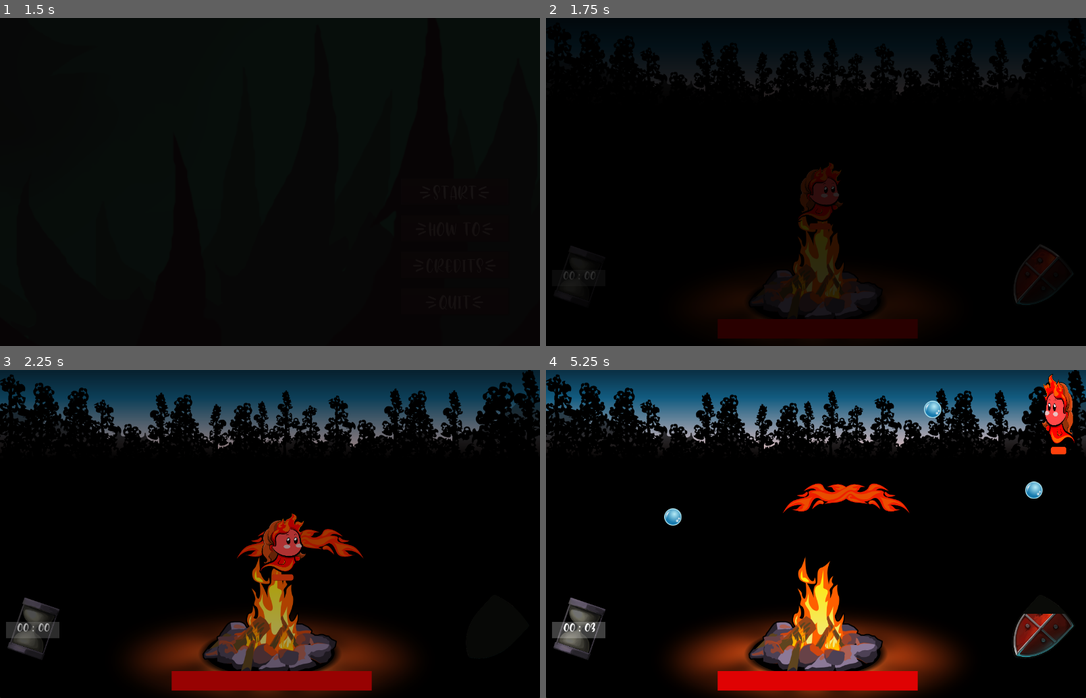
Above: before the commit, frames 1-4 (two rows, left to right).
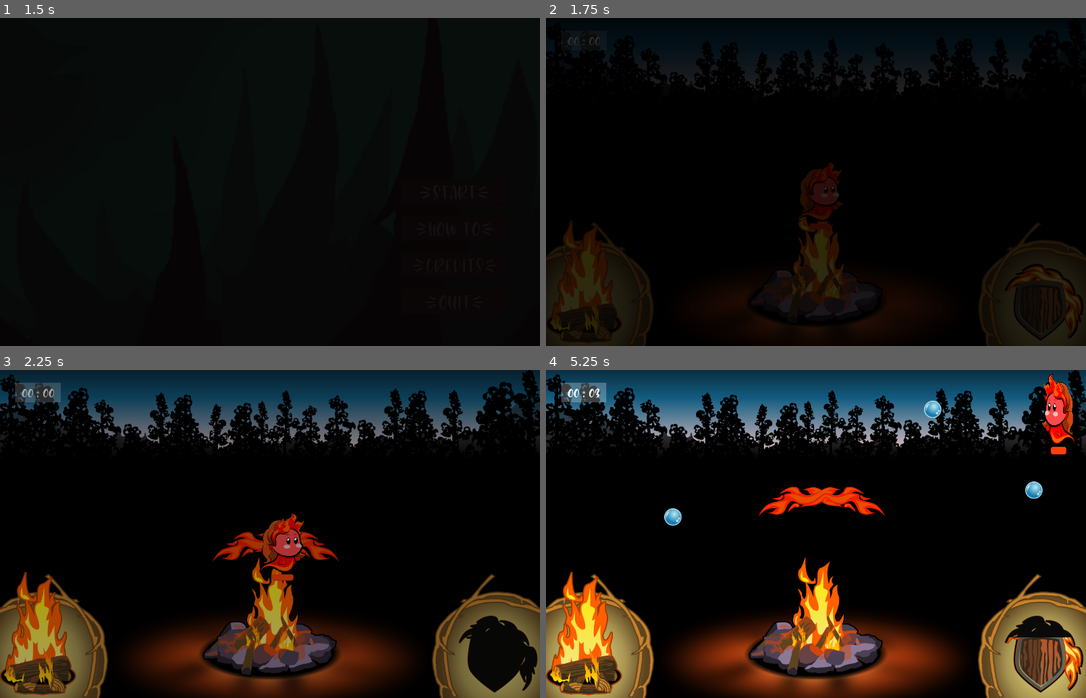
Above: after the commit, the same moments.

Repository: xenoexplorator/ludum46
Game: Godot game, scene res://UI/Menu/MainMenu.tscn
Two runs of this game, one before a commit and one after it. Both use one fixed random seed, a clock stepped at 60 frames per second and the inputs below.
Inputs:
- Up to frame 1 (1.5 s): click "{Start}" at 0.5 s; click "{Start}" at 1.25 s
- Up to frame 2 (1.75 s): no input
- Up to frame 3 (2.25 s): hold D (move_right) from 2.03 s (still down); tap Space (spawn_barrier) at 2.1 s
- Up to frame 4 (5.25 s): release D (move_right) at 2.78 s; hold S (move_down) 2.78-3.53 s; tap Space (spawn_barrier) every 0.75 s from 2.85 to 5.1 s; hold D (move_right) 3.53-4.28 s; hold W (move_up) 4.28-5.03 s; hold A (move_left) from 5.03 s (still down)

Frame 1 is identical in both runs. In frame 2, 7.5% of the frame differs, in the area x 0-100%, y 5-100%; in frame 3, 13%; in frame 4, 16%, in the area x 0-100%, y 3-100%.

Commit message:
refac du HUD

Diff:
--- a/Campfire/Heat.gd
+++ b/Campfire/Heat.gd
@@ -7,6 +7,7 @@
 
 func _ready():
 	heat = max_heat
+	get_tree().call_group("hud", "update_campfire_health", heat)
 	emit_signal("heat_changed", heat)
 
 func _on_Heat_body_entered(body):
@@ -21,5 +22,6 @@
 	if rain_drop is RainDrop:
 		heat -= 5
 		heat = max(0, heat)
+		get_tree().call_group("hud", "update_campfire_health", heat)
 		emit_signal("heat_changed", heat)
 		rain_drop.turn_to_steam()
--- a/Level/Level.tscn
+++ b/Level/Level.tscn
@@ -7,7 +7,6 @@
 [ext_resource path="res://Level/Boundaries.tscn" type="PackedScene" id=5]
 [ext_resource path="res://Level/Overlay/HUD.tscn" type="PackedScene" id=6]
 [ext_resource path="res://Level/Storm/Storm.tscn" type="PackedScene" id=7]
-[ext_resource path="res://Campfire/Interface.tscn" type="PackedScene" id=8]
 [ext_resource path="res://Level/bg.png" type="Texture" id=9]
 
 [sub_resource type="CapsuleShape2D" id=1]
@@ -25,9 +24,9 @@
 "_edit_use_anchors_": false
 }
 
+[node name="HUD" parent="TextureRect" instance=ExtResource( 6 )]
+
 [node name="Storm" parent="." instance=ExtResource( 7 )]
-
-[node name="HUD" parent="." instance=ExtResource( 6 )]
 
 [node name="Campfire" parent="." instance=ExtResource( 3 )]
 position = Vector2( 499.492, 442.087 )
@@ -39,15 +38,6 @@
 
 [node name="Boundaries" parent="." instance=ExtResource( 5 )]
 
-[node name="Interface" parent="." instance=ExtResource( 8 )]
-margin_left = 407.136
-margin_top = 716.189
-margin_right = 407.136
-margin_bottom = 716.189
-
-[node name="HeatBar" parent="Interface/HeatMonitoring" index="0"]
-margin_bottom = 46.0
-
 [node name="Updraft" type="Area2D" parent="."]
 position = Vector2( 625, 350 )
 space_override = 1
@@ -57,12 +47,6 @@
 
 [node name="CollisionShape2D" type="CollisionShape2D" parent="Updraft"]
 shape = SubResource( 1 )
-[connection signal="heat_changed" from="Campfire/Heat" to="Interface" method="_on_Heat_heat_changed"]
 [connection signal="barrier_created" from="Player" to="BarrierSpawner" method="spawn"]
-[connection signal="fire_extinguished" from="Interface/HeatMonitoring" to="." method="_on_HeatMonitoring_fire_extinguished"]
 
 [editable path="Campfire"]
-
-[editable path="Interface"]
-
-[editable path="Interface/HeatMonitoring"]
--- /dev/null
+++ b/Level/Overlay/CampfireVisual.gd
@@ -0,0 +1,5 @@
+extends TextureProgress
+
+
+func update_campfire_health(health : float):
+	value = health
--- a/Level/Overlay/HUD.tscn
+++ b/Level/Overlay/HUD.tscn
@@ -1,14 +1,18 @@
-[gd_scene load_steps=9 format=2]
+[gd_scene load_steps=13 format=2]
 
 [ext_resource path="res://UI/fonts/PopupText.tres" type="DynamicFont" id=1]
-[ext_resource path="res://Level/Overlay/sablier.png" type="Texture" id=2]
+[ext_resource path="res://Level/Overlay/assets/flameshield_timer_dark.png" type="Texture" id=2]
+[ext_resource path="res://Level/Overlay/assets/flameshield_timer.png" type="Texture" id=3]
 [ext_resource path="res://Level/Overlay/Timer.gd" type="Script" id=4]
 [ext_resource path="res://Level/Overlay/BarrierUse.gd" type="Script" id=5]
-[ext_resource path="res://Level/Overlay/barrier_background.png" type="Texture" id=6]
-[ext_resource path="res://Level/Overlay/barrier.png" type="Texture" id=7]
+[ext_resource path="res://Level/Overlay/assets/campfire.png" type="Texture" id=6]
+[ext_resource path="res://Level/Overlay/assets/bottomright_twigs.png" type="Texture" id=7]
 [ext_resource path="res://Level/Overlay/light.png" type="Texture" id=8]
+[ext_resource path="res://Level/Overlay/assets/campfire_dark.png" type="Texture" id=9]
+[ext_resource path="res://Level/Overlay/CampfireVisual.gd" type="Script" id=10]
+[ext_resource path="res://Level/overlay.png" type="Texture" id=11]
 
-[sub_resource type="Animation" id=1]
+[sub_resource type="Animation" id=2]
 resource_name = "ready"
 tracks/0/type = "value"
 tracks/0/path = NodePath("Light2D:energy")
@@ -31,56 +35,65 @@
 }
 
 [node name="TextureRect" type="TextureRect" parent="."]
-margin_left = 6.5072
-margin_top = 3.25354
-margin_right = 1286.51
-margin_bottom = 783.254
+self_modulate = Color( 1, 1, 1, 0 )
+margin_right = 40.0
+margin_bottom = 40.0
+texture = ExtResource( 11 )
 __meta__ = {
 "_edit_use_anchors_": false
 }
 
 [node name="LeftBox" type="MarginContainer" parent="."]
-anchor_right = 1.0
+anchor_top = 1.0
 anchor_bottom = 1.0
-margin_top = 535.0
-margin_right = -1100.0
+margin_top = -300.0
+margin_right = 260.0
 __meta__ = {
 "_edit_use_anchors_": false
 }
 
-[node name="CenterContainer" type="CenterContainer" parent="LeftBox"]
-margin_right = 180.0
-margin_bottom = 245.0
+[node name="TextureRect" type="TextureRect" parent="LeftBox"]
+margin_right = 260.0
+margin_bottom = 300.0
+texture = ExtResource( 7 )
+flip_h = true
 
-[node name="TextureRect" type="TextureRect" parent="LeftBox/CenterContainer"]
-self_modulate = Color( 1, 1, 1, 0.447059 )
-margin_left = 10.0
-margin_top = 42.0
-margin_right = 169.0
-margin_bottom = 203.0
-texture = ExtResource( 2 )
+[node name="MarginContainer" type="MarginContainer" parent="LeftBox"]
+margin_right = 260.0
+margin_bottom = 300.0
 
-[node name="TextureRect" type="ColorRect" parent="LeftBox/CenterContainer/TextureRect"]
-anchor_top = 0.5
-anchor_right = 1.0
-anchor_bottom = 0.5
-margin_left = 14.0
-margin_top = -16.5
-margin_right = -18.0
-margin_bottom = 22.5
-color = Color( 1, 1, 1, 0.254902 )
+[node name="CampfireVisual" type="TextureProgress" parent="LeftBox/MarginContainer" groups=[
+"hud",
+]]
+margin_right = 260.0
+margin_bottom = 300.0
+value = 100.0
+texture_under = ExtResource( 9 )
+texture_progress = ExtResource( 6 )
+fill_mode = 3
+script = ExtResource( 10 )
 __meta__ = {
 "_edit_use_anchors_": false
 }
 
-[node name="Timer" type="Label" parent="LeftBox/CenterContainer/TextureRect" groups=[
+[node name="UpLeftBox" type="MarginContainer" parent="."]
+margin_right = 180.0
+margin_bottom = 108.0
+__meta__ = {
+"_edit_use_anchors_": false
+}
+
+[node name="CenterContainer" type="CenterContainer" parent="UpLeftBox"]
+margin_right = 180.0
+margin_bottom = 108.0
+
+[node name="Timer" type="Label" parent="UpLeftBox/CenterContainer" groups=[
 "hud",
 ]]
-anchor_top = 0.5
-anchor_right = 1.0
-anchor_bottom = 0.5
-margin_top = -23.5
-margin_bottom = 23.5
+margin_left = 59.0
+margin_top = 35.0
+margin_right = 121.0
+margin_bottom = 72.0
 custom_fonts/font = ExtResource( 1 )
 text = "00:00"
 align = 1
@@ -89,39 +102,63 @@
 "_edit_use_anchors_": false
 }
 
-[node name="RightBox" type="MarginContainer" parent="."]
+[node name="TextureRect2" type="ColorRect" parent="UpLeftBox/CenterContainer/Timer"]
 anchor_right = 1.0
 anchor_bottom = 1.0
-margin_left = 1100.0
-margin_top = 535.0
+margin_left = -15.0
+margin_top = -5.0
+margin_right = 15.0
+margin_bottom = 5.0
+color = Color( 1, 1, 1, 0.254902 )
 __meta__ = {
 "_edit_use_anchors_": false
 }
 
-[node name="CenterContainer" type="CenterContainer" parent="RightBox"]
-margin_right = 180.0
-margin_bottom = 245.0
+[node name="RightBox" type="MarginContainer" parent="."]
+anchor_left = 1.0
+anchor_top = 1.0
+anchor_right = 1.0
+anchor_bottom = 1.0
+margin_left = -260.0
+margin_top = -300.0
+__meta__ = {
+"_edit_use_anchors_": false
+}
 
-[node name="BarrierUse" type="TextureProgress" parent="RightBox/CenterContainer" groups=[
+[node name="TextureRect" type="TextureRect" parent="RightBox"]
+margin_right = 260.0
+margin_bottom = 300.0
+texture = ExtResource( 7 )
+
+[node name="RightBox2" type="MarginContainer" parent="."]
+anchor_left = 1.0
+anchor_top = 1.0
+anchor_right = 1.0
+anchor_bottom = 1.0
+margin_left = -198.0
+margin_top = -200.0
+__meta__ = {
+"_edit_use_anchors_": false
+}
+
+[node name="BarrierUse" type="TextureProgress" parent="RightBox2" groups=[
 "hud",
 ]]
-margin_left = 10.0
-margin_top = 42.0
-margin_right = 170.0
-margin_bottom = 202.0
+margin_right = 198.0
+margin_bottom = 200.0
 value = 100.0
-texture_under = ExtResource( 6 )
-texture_progress = ExtResource( 7 )
+texture_under = ExtResource( 2 )
+texture_progress = ExtResource( 3 )
 fill_mode = 3
 script = ExtResource( 5 )
 __meta__ = {
 "_edit_use_anchors_": false
 }
 
-[node name="Light2D" type="Light2D" parent="RightBox/CenterContainer/BarrierUse"]
-position = Vector2( 73.4602, 77.5413 )
+[node name="Light2D" type="Light2D" parent="RightBox2/BarrierUse"]
+position = Vector2( 131.778, 75.2086 )
 texture = ExtResource( 8 )
 energy = 0.0
 
-[node name="AnimationPlayer" type="AnimationPlayer" parent="RightBox/CenterContainer/BarrierUse"]
-anims/ready = SubResource( 1 )
+[node name="AnimationPlayer" type="AnimationPlayer" parent="RightBox2/BarrierUse"]
+anims/ready = SubResource( 2 )
--- a/Player/Barrier/Barrier.tscn
+++ b/Player/Barrier/Barrier.tscn
@@ -6,7 +6,7 @@
 [sub_resource type="PhysicsMaterial" id=1]
 
 [sub_resource type="RectangleShape2D" id=2]
-extents = Vector2( 75, 8.25409 )
+extents = Vector2( 138.123, 28.887 )
 
 [node name="Barrier" type="RigidBody2D"]
 position = Vector2( 584.701, 515.307 )
@@ -19,7 +19,7 @@
 
 [node name="Sprite" type="Sprite" parent="."]
 modulate = Color( 0.937255, 0.333333, 0.00784314, 1 )
-position = Vector2( 58.5142, 1.62683 )
+position = Vector2( 0.496826, 9.02127 )
 scale = Vector2( 0.490472, 0.561031 )
 texture = ExtResource( 1 )
 
@@ -28,6 +28,6 @@
 shape = SubResource( 2 )
 
 [node name="VisibilityNotifier2D" type="VisibilityNotifier2D" parent="."]
-position = Vector2( 62.9254, -8.13384 )
+position = Vector2( 4.90802, -0.739403 )
 scale = Vector2( 10.4656, 1.06599 )
 [connection signal="screen_exited" from="VisibilityNotifier2D" to="." method="_on_VisibilityNotifier2D_screen_exited"]
Not shown: 1 places in Level/Level.tscn that only renumber resources
Renamed: Level/Overlay/bottomleft_twigs.png -> Level/Overlay/assets/bottomleft_twigs.png
Not shown, changed: Level/Overlay/assets/bottomleft_twigs.png.import
Binary file added: Level/Overlay/assets/bottomright_twigs.png
Not shown, changed: Level/Overlay/assets/bottomright_twigs.png.import
Binary file added: Level/Overlay/assets/campfire.png
Not shown, changed: Level/Overlay/assets/campfire.png.import
Binary file added: Level/Overlay/assets/campfire_dark.png
Not shown, changed: Level/Overlay/assets/campfire_dark.png.import
Binary file added: Level/Overlay/assets/flameshield_timer.png
Not shown, changed: Level/Overlay/assets/flameshield_timer.png.import
Binary file added: Level/Overlay/assets/flameshield_timer_dark.png
(and 6 more such lines)
